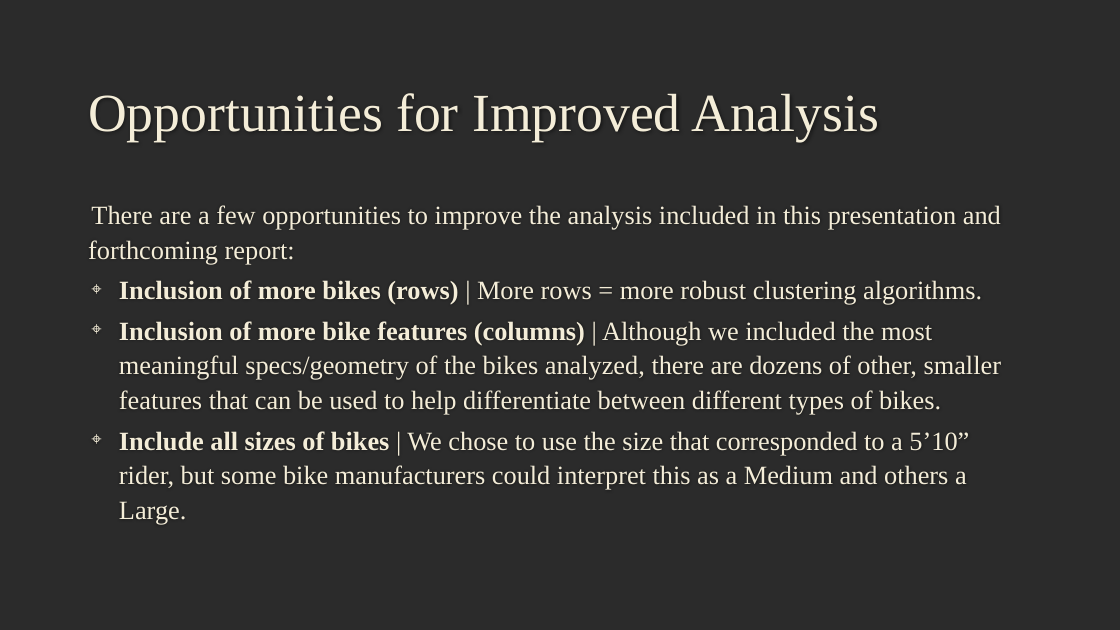
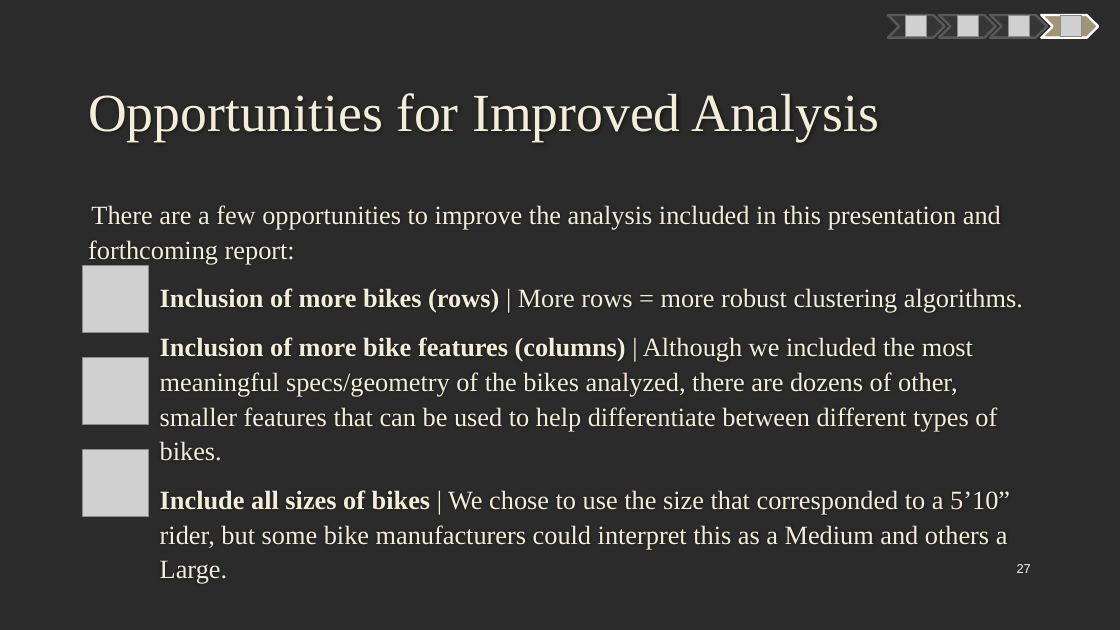
Before and after one commit to mczerwin/MTB-Categorization-Analysis, a slide deck: slide 27 of Reports/MTB Data Analysis Presentation.pptx (slide 23 before the commit). Drawn at 1120x630 pixels with LibreOffice and Linux fonts; fonts in the diff are those of the drawing; grey boxes stand for pictures; background and template pictures are left out; a plain dark background stands for a picture behind light text. Boxes give left, top, right and bottom in pixels: in the first picture for what was removed or moved away, otherwise in the second. Text is boxed around its words. In the diff, an @@ line names an element or a change of style, - is before the commit and + after.

Commit message:
Last Formatting Tweaks to Presentation

```diff
--- a/Reports/MTB Data Analysis Presentation.pptx
+++ b/Reports/MTB Data Analysis Presentation.pptx
@@ freeform shape added at bbox=[888, 15, 945, 38], fill #363636, outline #595959 2 pt @@
@@ picture added at bbox=[906, 16, 927, 37] @@
@@ freeform shape added at bbox=[939, 15, 996, 38], fill #363636, outline #595959 2 pt @@
@@ picture added at bbox=[958, 16, 979, 37] @@
@@ freeform shape added at bbox=[991, 15, 1048, 38], fill #363636, outline #595959 2 pt @@
@@ picture added at bbox=[1009, 16, 1030, 37] @@
@@ freeform shape added at bbox=[1042, 15, 1099, 38], fill #A19574, outline #FFFFFF 2 pt @@
@@ picture added at bbox=[1060, 16, 1081, 37] @@
@@ text "There are a few opportunities ..." at bbox=[88, 205, 1023, 584]: more space between paragraphs; bullet ⌖ to none; list level 1 to 3 in "Inclusion of more bikes (rows) ..."; list level 1 to 3 in "Inclusion of more bike features ..."; list level 1 to 3 in "Include all sizes of bikes ..." @@
@@ picture added at bbox=[82, 266, 149, 333] @@
@@ picture added at bbox=[82, 358, 149, 424] @@
@@ picture added at bbox=[82, 450, 149, 517] @@
@@ page number added at bbox=[1017, 564, 1031, 573], 11 pt, text #F2F2F2 @@
+27
```
Also in this commit, not shown: 19 other slides changed, 6 slides added, 2 slides removed, 1 other file.
